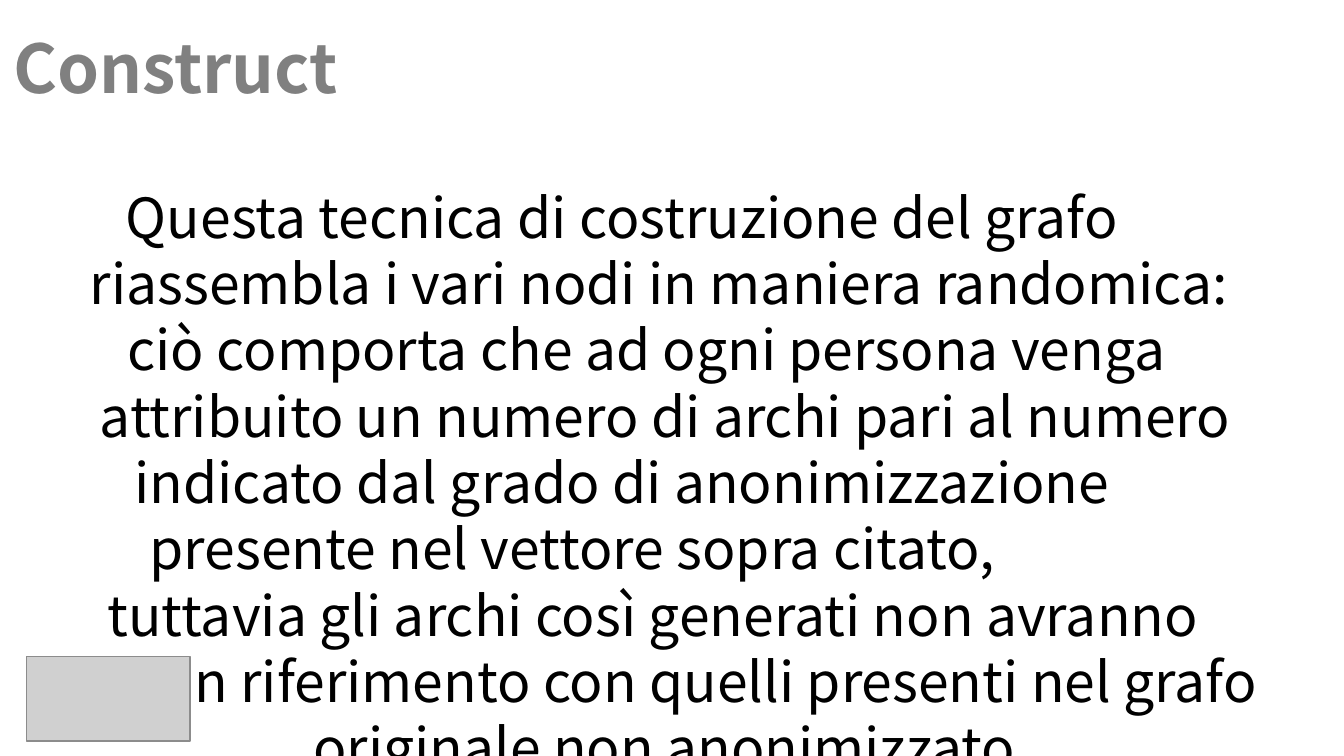
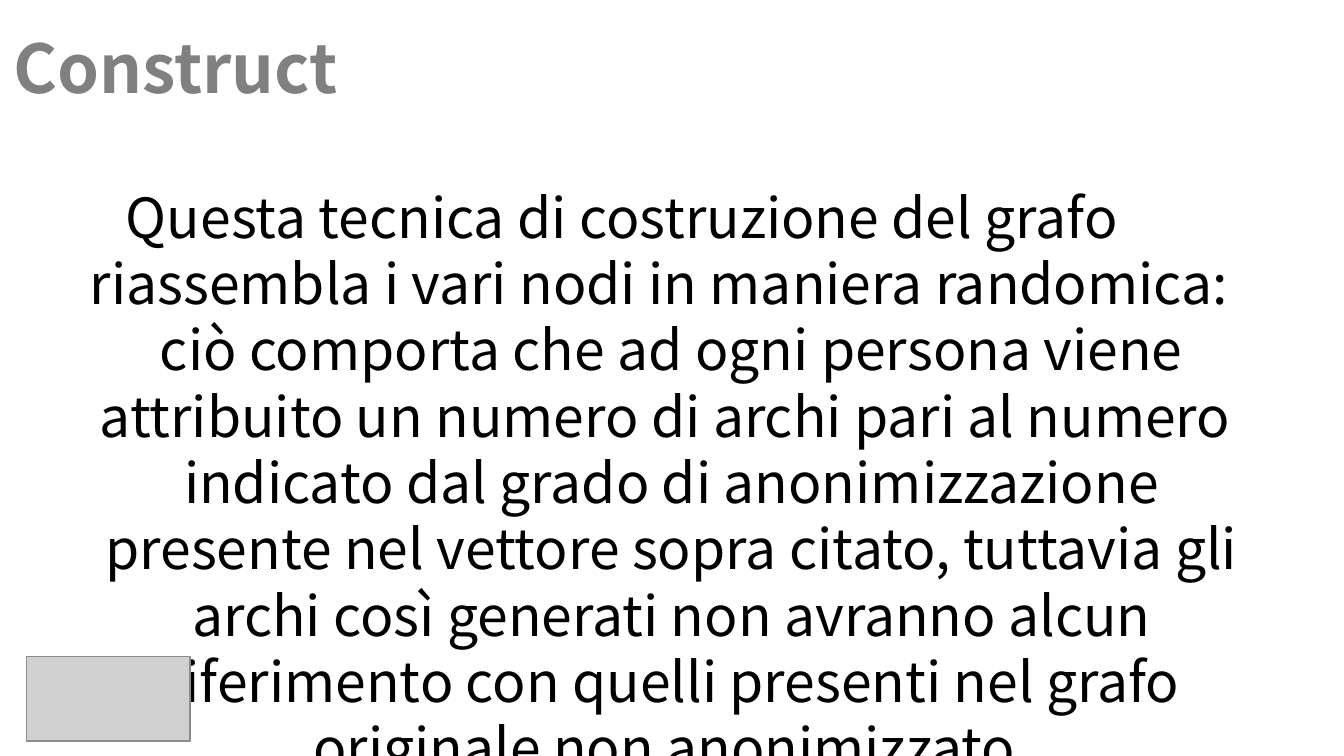
Before and after one commit to Navypowder/DP-P-project, a slide deck: slide 10 of Presentation/Towards_Identity_Anonymization_on_graph(K-degree anonymization).pptx. Drawn at 1344x756 pixels with LibreOffice and Linux fonts; fonts in the diff are those of the drawing; grey boxes stand for pictures; background and template pictures are left out. Boxes give left, top, right and bottom in pixels: in the first picture for what was removed or moved away, otherwise in the second. Text is boxed around its words. In the diff, an @@ line names an element or a change of style, - is before the commit and + after.

```diff
--- a/Presentation/Towards_Identity_Anonymization_on_graph(K-degree anonymization).pptx
+++ b/Presentation/Towards_Identity_Anonymization_on_graph(K-degree anonymization).pptx
@@ text at box(90, 193, 1237, 716): text changed @@
-Questa tecnica di costruzione del grafo riassembla i vari nodi in maniera randomica: ciò comporta che ad ogni persona venga attribuito un numero di archi pari al numero indicato dal grado di anonimizzazione presente nel vettore sopra citato, tuttavia gli archi così generati non avranno alcun riferimento con quelli presenti nel grafo originale non anonimizzato.
+Questa tecnica di costruzione del grafo riassembla i vari nodi in maniera randomica: ciò comporta che ad ogni persona viene attribuito un numero di archi pari al numero indicato dal grado di anonimizzazione presente nel vettore sopra citato, tuttavia gli archi così generati non avranno alcun riferimento con quelli presenti nel grafo originale non anonimizzato.
```
Also in this commit, not shown: 3 other slides changed.
